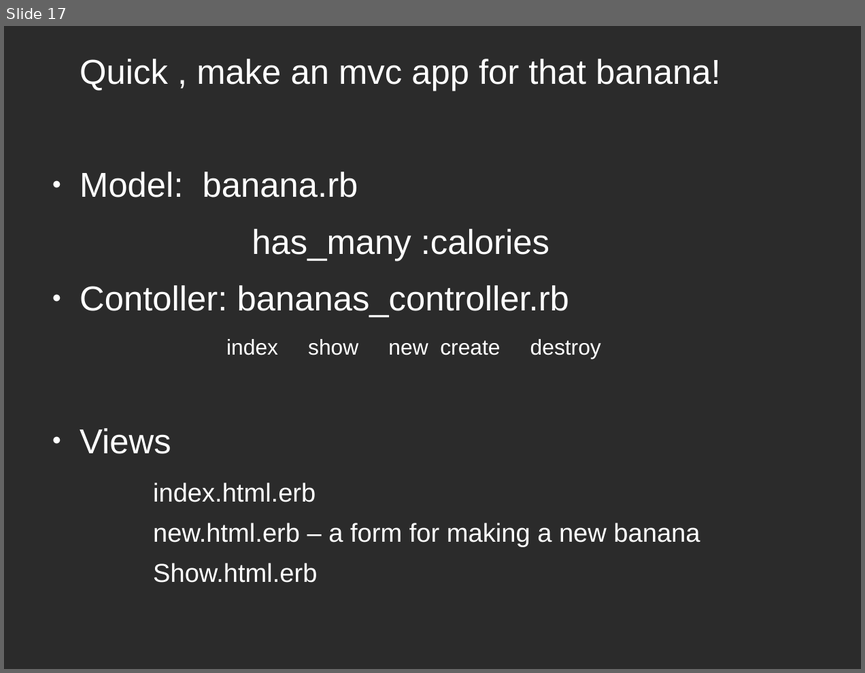
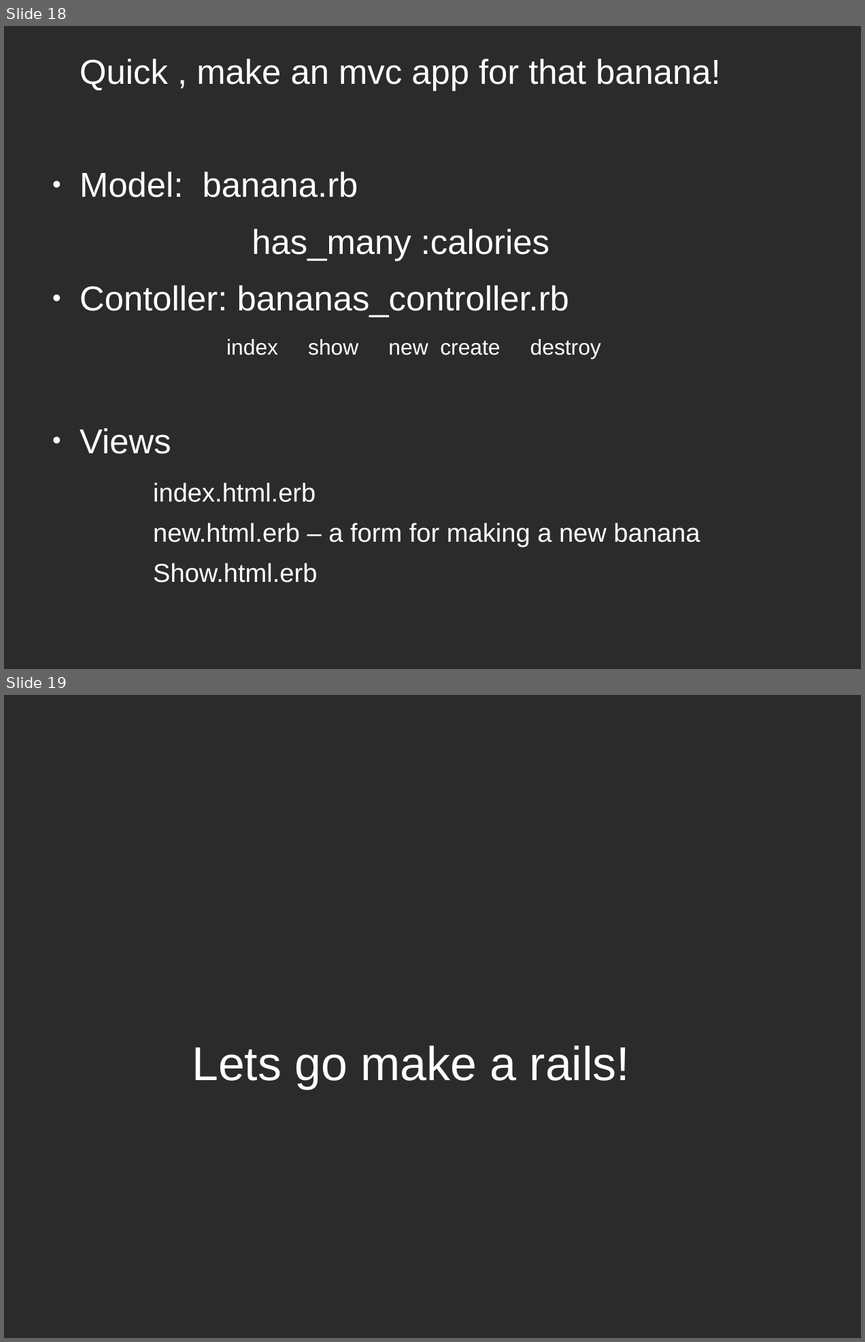
Before and after one commit to Andrew-Max/rails-seminar-materials, a slide deck: try_rails_slides.odp. Shown one above the other, each under a label of ours: slide 17 before the commit, slides 18 and 19 after it. The pictures are 865x673 and 865x1342 pixels, drawn with LibreOffice and Linux fonts; fonts in the diff are those of the drawing; background and template pictures are left out; a plain dark background stands for a picture behind light text. Boxes give left, top, right and bottom in pixels: in the first picture for what was removed or moved away, otherwise in the second. Text is boxed around its words. In the diff, an @@ line names an element or a change of style, - is before the commit and + after.

```diff
--- a/try_rails_slides.odp
+++ b/try_rails_slides.odp
@@ slide 19 added at <box>4,695,861,1338</box>, background picture (left out) @@
@@ title added at <box>192,1045,630,1089</box>, 44 pt, text #FFFFFF @@
+Lets go make a rails!
@@ what was slide 17 is now slide 18 @@
```
Also in this commit, not shown: 2 slides changed, 1 other slide added.
